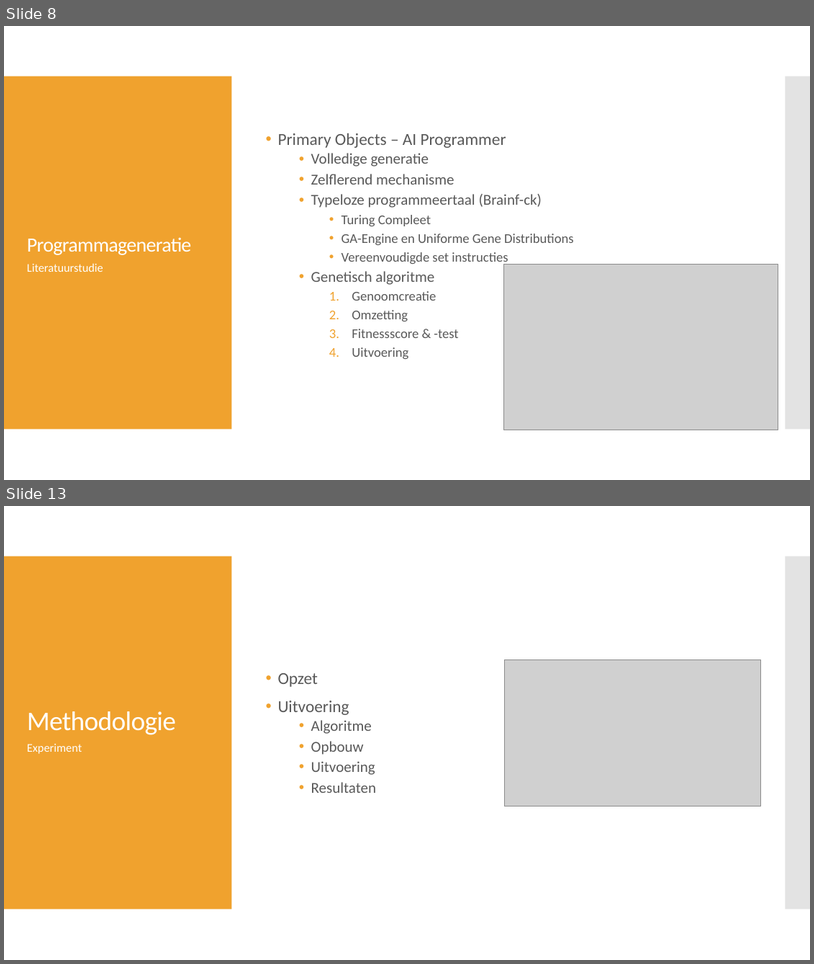
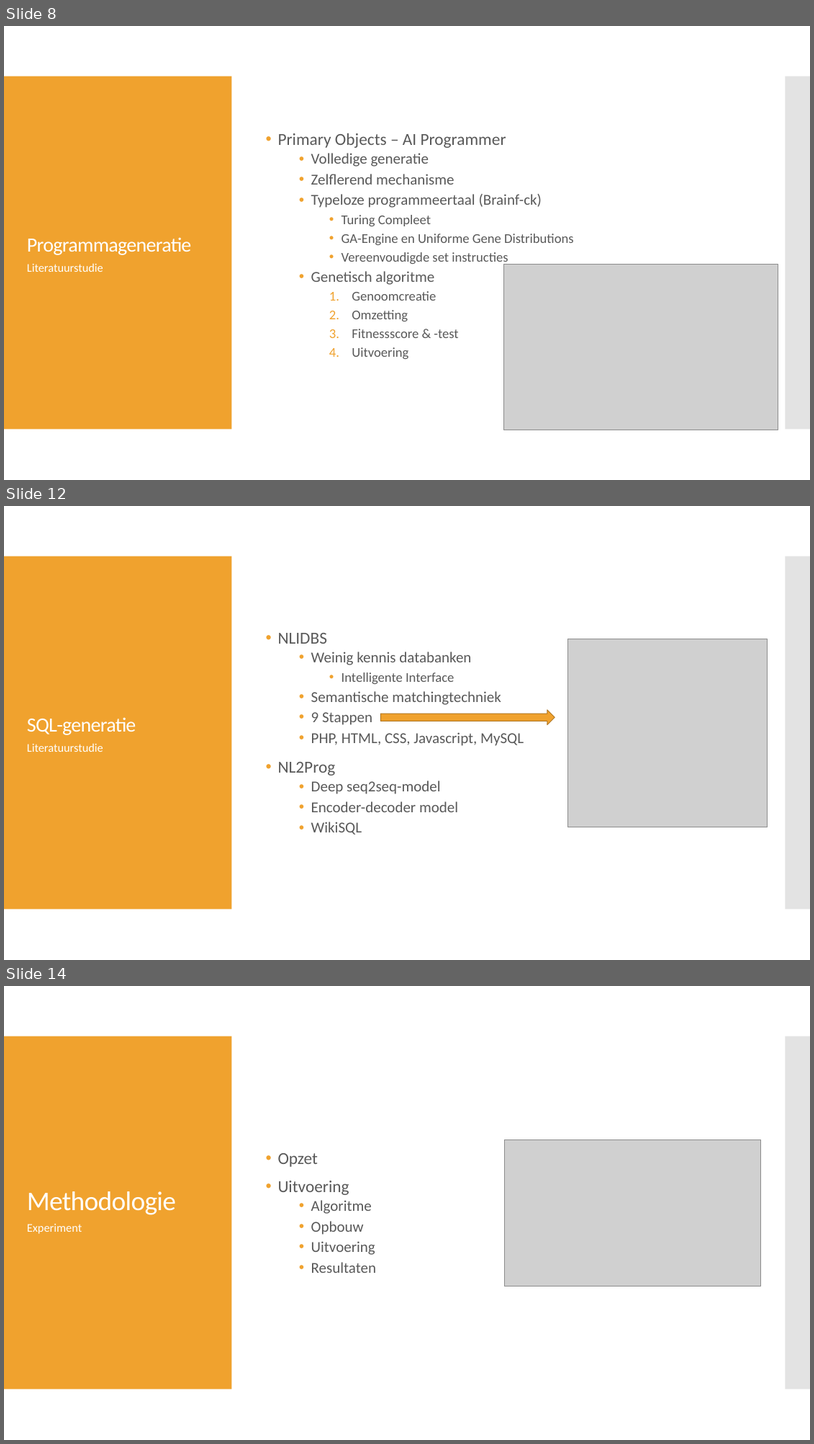
Before and after one commit to PrebenLeroy/bachelorproef, a slide deck: BP verdediging.pptx. Shown one above the other, each under a label of ours: slides 8 and 13 before the commit, slides 8, 12 and 14 after it; the slides between them are not shown. The pictures are 814x964 and 814x1444 pixels, drawn with LibreOffice and Linux fonts; fonts in the diff are those of the drawing; grey boxes stand for pictures. Boxes give left, top, right and bottom in pixels: in the first picture for what was removed or moved away, otherwise in the second. Text is boxed around its words. In the diff, an @@ line names an element or a change of style, - is before the commit and + after.

```diff
--- a/BP verdediging.pptx
+++ b/BP verdediging.pptx
@@ slide 12 added at [4,506,810,960], background #FFFFFF; not listed: 2 template elements that a slide beside it also shows @@
@@ text added at [278,633,524,834], 18 pt, text #595959 @@
+• NLIDBS
+  • Weinig kennis databanken
+    • Intelligente Interface
+  • Semantische matchingtechniek
+  • 9 Stappen
+  • PHP, HTML, CSS, Javascript, MySQL
+• NL2Prog
+  • Deep seq2seq-model
+  • Encoder-decoder model
+  • WikiSQL
@@ picture added at [568,639,768,826] @@
@@ title added at [27,717,136,735], 24 pt, text #FFFFFF @@
+SQL-generatie
@@ right arrow added at [381,710,555,725], fill #F0A22E, outline #B27822 0.85 pt @@
@@ text added at [27,743,103,752], 14 pt, text #FFFFFF @@
+Literatuurstudie
@@ what was slide 13 is now slide 14 @@
```
Also in this commit, not shown: 10 slides changed, 3 other slides added, 1 slide removed.
